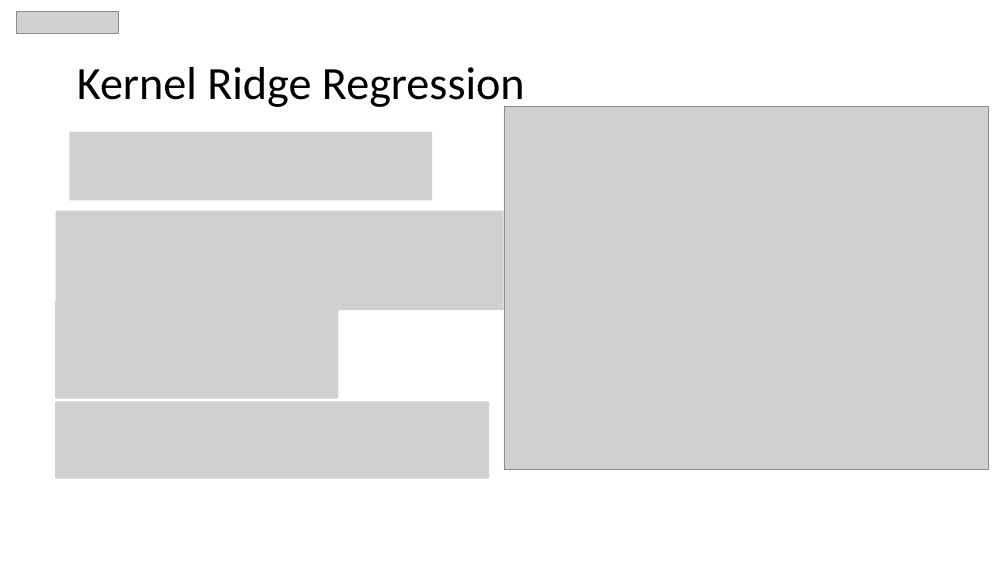
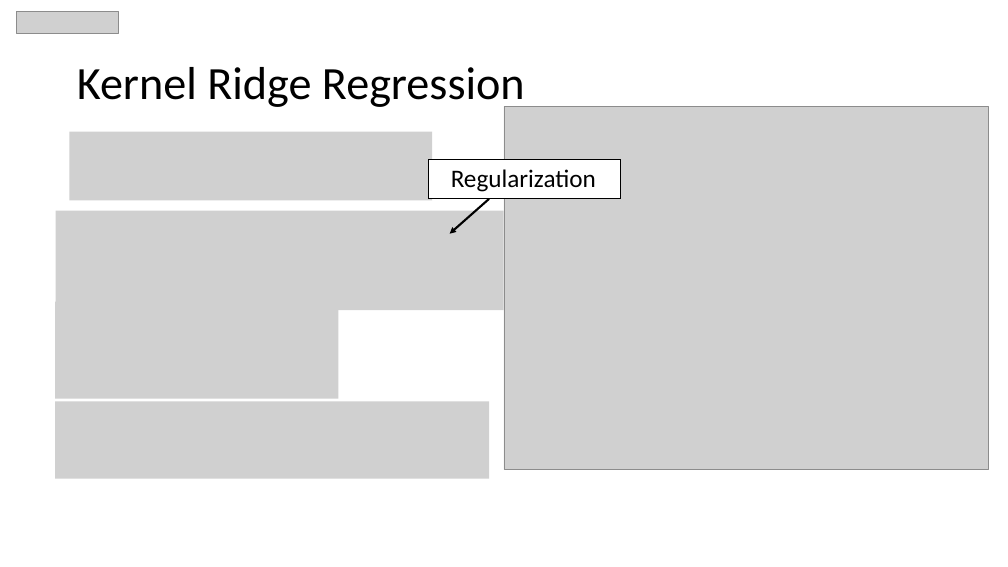
Before and after one commit to MaltheBisbo/learningForces, a slide deck: slide 28 of Presentations/2018-06-01-copenhagen.pptx. Drawn at 1008x567 pixels with LibreOffice and Linux fonts; fonts in the diff are those of the drawing; grey boxes stand for pictures. Boxes give left, top, right and bottom in pixels: in the first picture for what was removed or moved away, otherwise in the second. Text is boxed around its words. In the diff, an @@ line names an element or a change of style, - is before the commit and + after.

```diff
--- a/Presentations/2018-06-01-copenhagen.pptx
+++ b/Presentations/2018-06-01-copenhagen.pptx
@@ rectangle added at [429, 160, 621, 199], fill #FFFFFF, outline #000000 1 pt @@
@@ text added at [451, 169, 596, 192], 24 pt, text #000000 @@
+Regularization
@@ arrow added from (489, 199) to (450, 234), #000000 2 pt @@
```
Also in this commit, not shown: 11 other slides changed, 2 slides removed, 28 other files.
